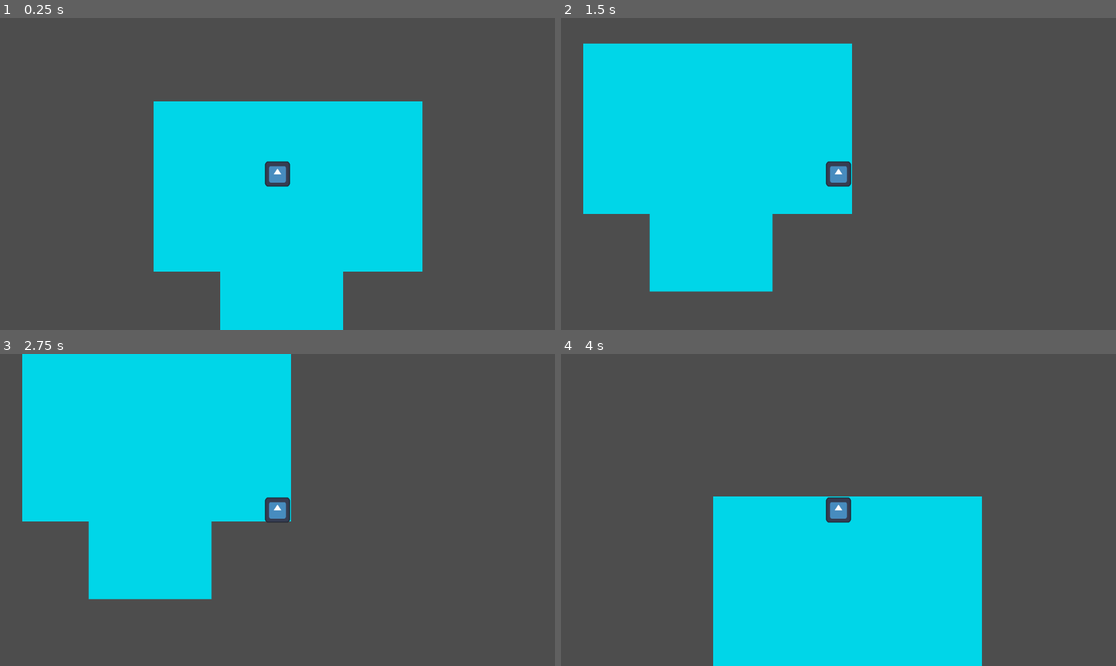
Above: before the commit, frames 1-4 (two rows, left to right).
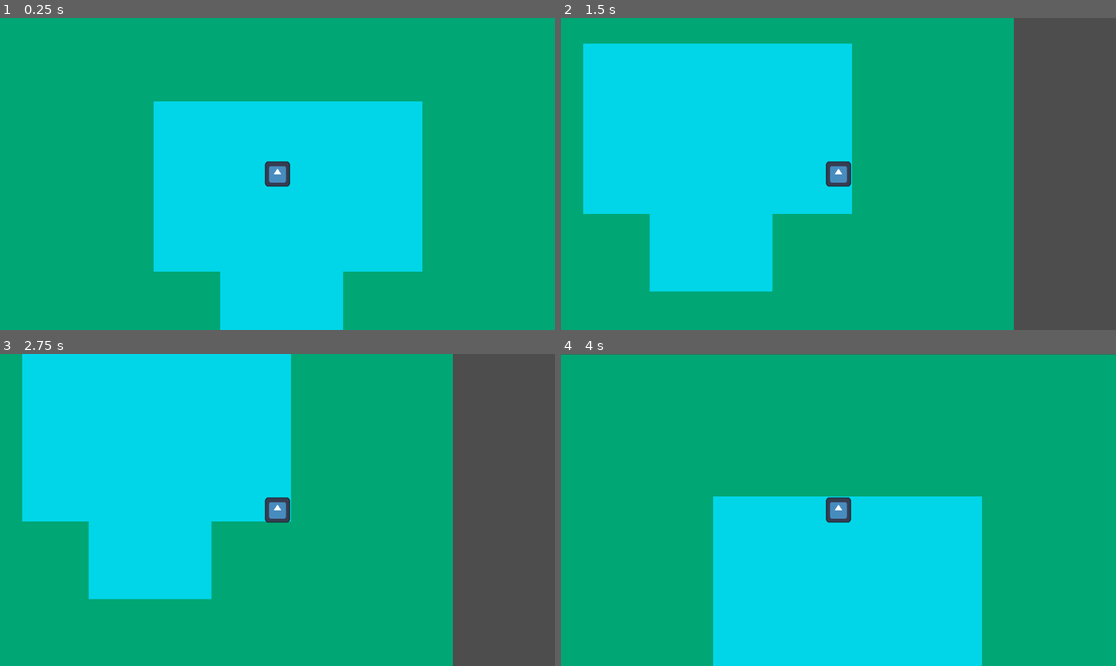
Above: after the commit, the same moments.

Repository: iListenToSludge/Pizza-Interactive
Game: Godot game, scene res://resturaunt.tscn
Two runs of this game, one before a commit and one after it. Both use one fixed random seed, a clock stepped at 60 frames per second and the inputs below. This scene is started directly instead of the project's main scene. The engine's default icon, where the game draws it, is replaced by a stand-in: a white triangle on a blue panel in a dark square.
Inputs:
- Up to frame 1 (0.25 s): no input
- Up to frame 2 (1.5 s): tap Enter at 0.5 s; hold D (move right) 0.53-1.28 s; tap Space at 1.25 s; hold S (move down) from 1.28 s (still down)
- Up to frame 3 (2.75 s): tap Enter at 2 s; release S (move down) at 2.03 s; hold D (move right) from 2.03 s (still down)
- Up to frame 4 (4 s): tap Space at 2.75 s; release D (move right) at 2.78 s; hold W (move up) 2.78-3.53 s; hold A (move left) from 3.53 s (still down)

The runs differ from the first frame. In frame 1, 69% of the frame differs, in the area x 0-100%, y 0-100%; in frame 2, 50%; in frame 3, 50%; in frame 4, 73%.

Commit message:
dungeon n inventory

Diff:
--- a/pizza-interactive/resturaunt.tscn
+++ b/pizza-interactive/resturaunt.tscn
@@ -17,7 +17,6 @@
 polygon = PackedVector2Array(39.26061, 61.649143, 113.375015, 61.649143, 113.375015, 241.5016, 91.608086, 240.99211, 91 …(188 unchanged characters)…
 
 [node name="ColorRect3" type="ColorRect" parent="StaticBody2D/CollisionPolygon2D"]
-visible = false
 modulate = Color(0, 1, 1, 1)
 offset_left = -7.211132
 offset_top = -89.67146
--- /dev/null
+++ b/pizza-interactive/scenes/dungeon.tscn
@@ -0,0 +1,107 @@
+[gd_scene load_steps=2 format=3 uid="uid://b6uls8h22ewfy"]
+
+[ext_resource type="PackedScene" path="res://character.tscn" id="1_ubp1v"]
+
+[node name="Dungeon" type="Node2D"]
+
+[node name="ColorRect" type="ColorRect" parent="."]
+offset_left = -9.0
+offset_top = -7.0
+offset_right = 1131.0
+offset_bottom = 631.0
+size_flags_horizontal = 4
+size_flags_vertical = 4
+color = Color(0.45490196, 0.45490196, 0.45490196, 1)
+
+[node name="ColorRect3" type="ColorRect" parent="."]
+offset_left = 26.0
+offset_top = -993.0
+offset_right = 1166.0
+offset_bottom = -355.0
+size_flags_horizontal = 4
+size_flags_vertical = 4
+color = Color(0.45490196, 0.45490196, 0.45490196, 1)
+
+[node name="ColorRect7" type="ColorRect" parent="."]
+offset_left = -1450.0
+offset_top = -986.0
+offset_right = -310.0
+offset_bottom = -348.0
+size_flags_horizontal = 4
+size_flags_vertical = 4
+color = Color(0.45490196, 0.45490196, 0.45490196, 1)
+
+[node name="ColorRect8" type="ColorRect" parent="."]
+offset_left = 41.0
+offset_top = -1986.0
+offset_right = 1181.0
+offset_bottom = -1348.0
+size_flags_horizontal = 4
+size_flags_vertical = 4
+color = Color(0.45490196, 0.45490196, 0.45490196, 1)
+
+[node name="ColorRect9" type="ColorRect" parent="."]
+offset_left = 1510.0
+offset_top = -965.0
+offset_right = 2650.0
+offset_bottom = -327.0
+size_flags_horizontal = 4
+size_flags_vertical = 4
+color = Color(0.45490196, 0.45490196, 0.45490196, 1)
+
+[node name="ColorRect2" type="ColorRect" parent="."]
+offset_left = 414.0
+offset_top = -384.00003
+offset_right = 454.0
+offset_bottom = -356.05884
+scale = Vector2(7.6400013, 13.600002)
+color = Color(0.627451, 0.627451, 0.627451, 1)
+
+[node name="ColorRect4" type="ColorRect" parent="."]
+offset_left = 456.0
+offset_top = -1347.0
+offset_right = 496.0
+offset_bottom = -1320.9706
+scale = Vector2(7.6400013, 13.600002)
+color = Color(0.627451, 0.627451, 0.627451, 1)
+
+[node name="ColorRect5" type="ColorRect" parent="."]
+offset_left = 1156.0
+offset_top = -513.00006
+offset_right = 1196.0
+offset_bottom = -486.97064
+rotation = -1.5740876
+scale = Vector2(7.6400013, 13.600002)
+color = Color(0.627451, 0.627451, 0.627451, 1)
+
+[node name="ColorRect6" type="ColorRect" parent="."]
+offset_left = -310.99997
+offset_top = -507.00003
+offset_right = -270.99997
+offset_bottom = -480.9706
+rotation = -1.5740876
+scale = Vector2(7.6400013, 13.600002)
+color = Color(0.62763536, 0.62763536, 0.62763536, 1)
+
+[node name="StaticBody2D" type="StaticBody2D" parent="."]
+
+[node name="CollisionPolygon2D" type="CollisionPolygon2D" parent="StaticBody2D"]
+position = Vector2(-749, -1600)
+scale = Vector2(71.95776, -58.50667)
+polygon = PackedVector2Array(11.034251, 6.4437103, 10.992559, -4.3755703, 16.634758, -4.4268456, 16.81542, -10.221058, 10.950869, -10.443254, 10.825795, -13.4172735, 6.1008015, -13.365997, 6.0174193, -10.699635, -9.700134, -10.49453, -9.741825, 7.691429)
+
+[node name="CollisionPolygon2D2" type="CollisionPolygon2D" parent="StaticBody2D"]
+position = Vector2(-1526, -159)
+polygon = PackedVector2Array(66, -833, 85, -188, 1207, -188, 1213, -341, 1559, -335, 1562, -191, 1935, -197, 1941, 139, 1523, 148, 1526, 784, -462, 781, -465, -843)
+
+[node name="CollisionPolygon2D3" type="CollisionPolygon2D" parent="StaticBody2D"]
+polygon = PackedVector2Array(6, 628, 1137, 631, 1125, -8, 727, -14, 727, -344, 1171, -356, 1168, -506, 1498, -515, 1513, -335, 2654, -332, 2644, 1009, -7, 1000)
+
+[node name="CollisionPolygon2D4" type="CollisionPolygon2D" parent="StaticBody2D"]
+polygon = PackedVector2Array(2653, -338, 2653, -950, 1510, -953, 1507, -833, 1176, -833, 1164, -995, 788, -998, 757, -1350, 1179, -1350, 1189, -1992, 54, -1974, 75, -2485, 2977, -2494, 2984, -344)
+
+[node name="CharacterBody2D" parent="." instance=ExtResource("1_ubp1v")]
+position = Vector2(568, -704)
+
+[node name="Camera2D" type="Camera2D" parent="CharacterBody2D"]
+zoom = Vector2(0.5, 0.5)
--- a/pizza-interactive/scenes/inventory.gd
+++ b/pizza-interactive/scenes/inventory.gd
@@ -1,5 +1,4 @@
 extends GridContainer
-
 
 
 func add_item(ID = "0"):
--- a/pizza-interactive/scenes/test_scene.tscn
+++ b/pizza-interactive/scenes/test_scene.tscn
@@ -6,6 +6,7 @@
 [ext_resource type="Script" uid="uid://c3rd0myu7s7bs" path="res://scenes/character.gd" id="2_nd71p"]
 
 [node name="TestScene" type="Node2D"]
+position = Vector2(-1, -1)
 
 [node name="UI" type="Control" parent="."]
 layout_mode = 3
Not shown: 1 places in pizza-interactive/resturaunt.tscn that only renumber resources
